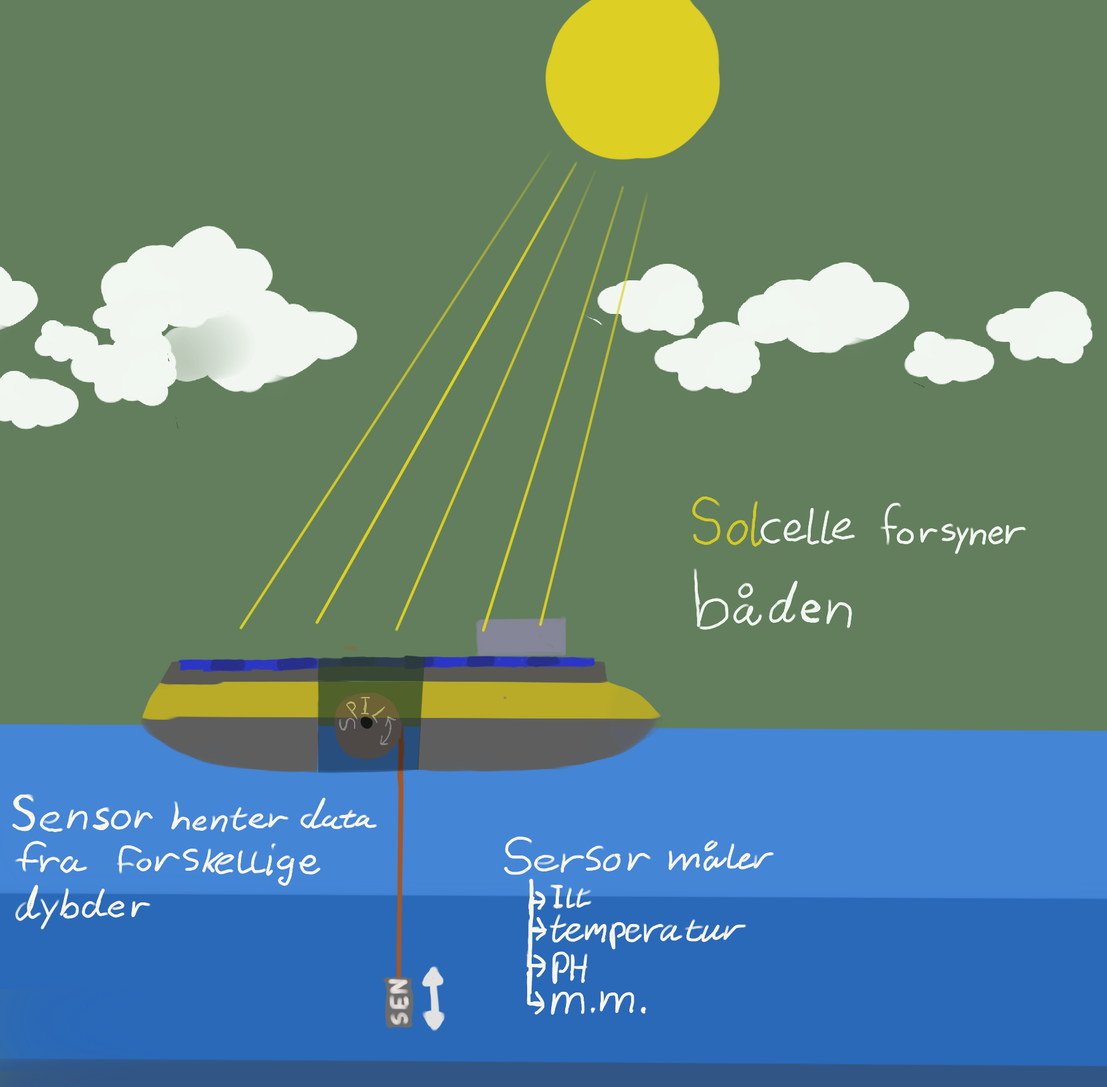
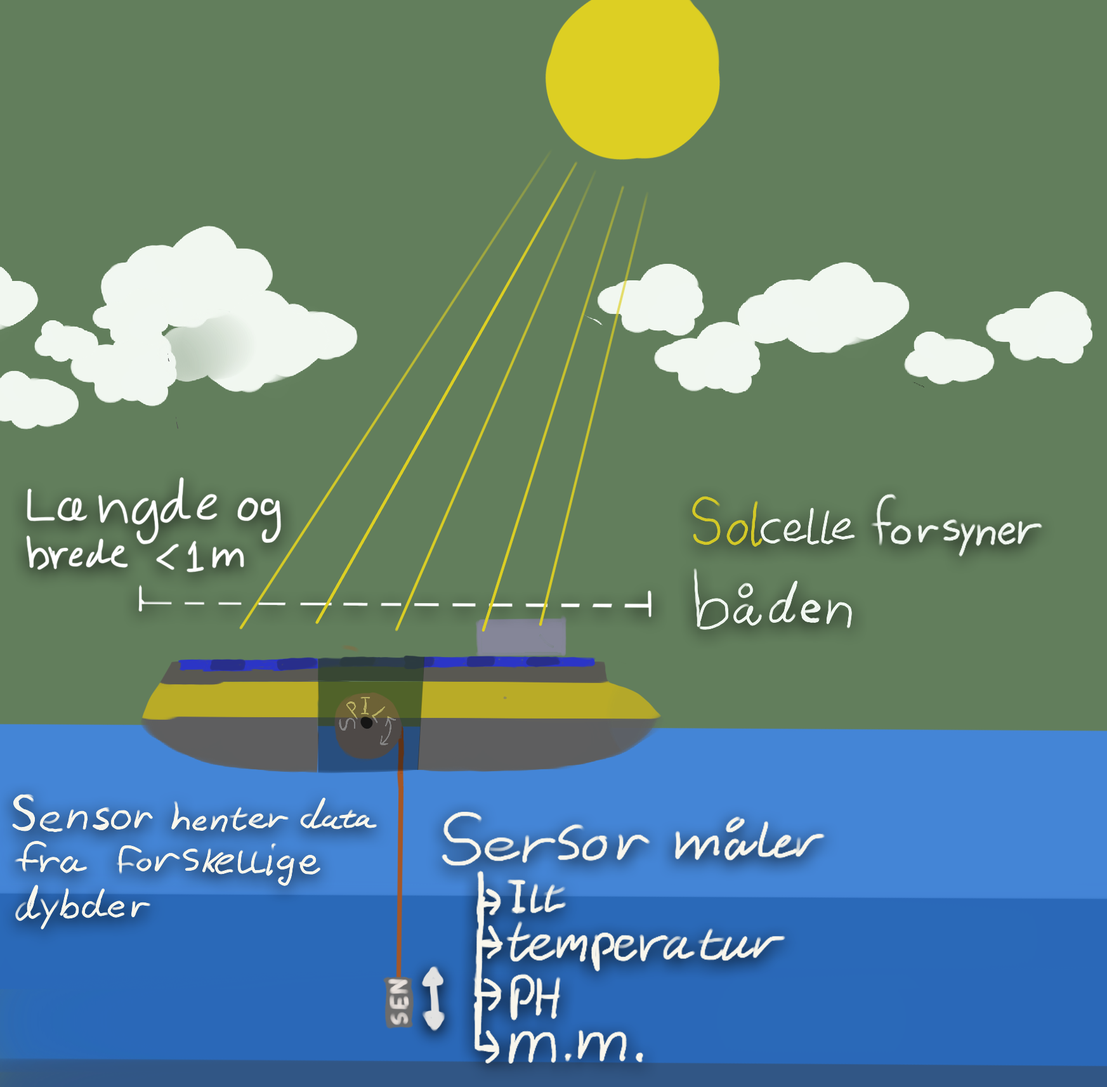
Layered file, before and after one edit (1107×1087). Changes by layer:
renamed "Layer 31" to "Text", painted on it over [12,476,1043,1064]
